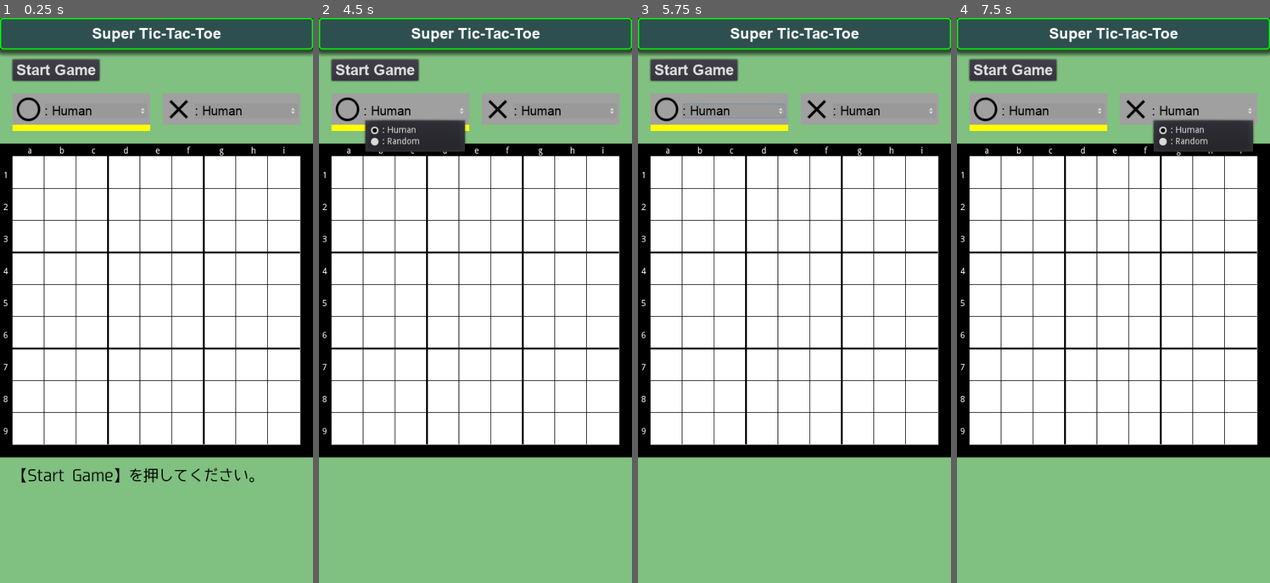
Above: before the commit, frames 1-4 (left to right).
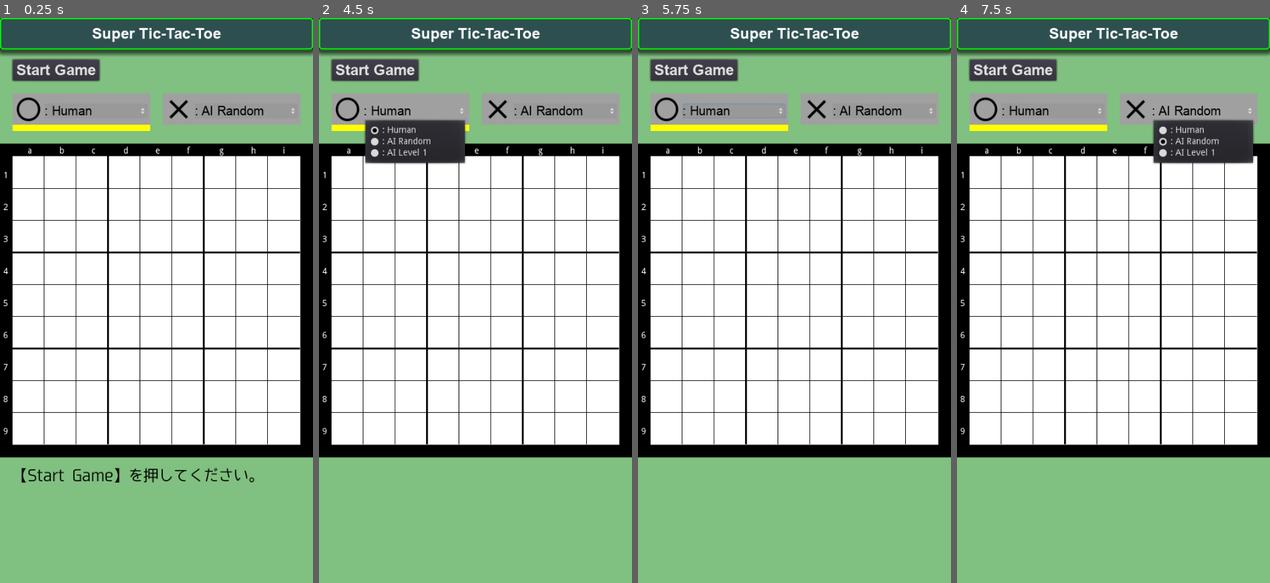
Above: after the commit, the same moments.

Repository: vivisuke/SuperTicTacToe
Game: Godot game, scene res://MainScene.tscn
Two runs of this game, one before a commit and one after it. Both use one fixed random seed, a clock stepped at 60 frames per second and the inputs below.
Inputs (mouse positions are in pixels of both pictures, inside the frame that each line leads up to):
- Up to frame 1 (0.25 s): no input
- Up to frame 2 (4.5 s): click "Start Game" at 0.5 s; click "Stop Game" at 1.25 s; click "Start Game" at 2 s; click "Ｖ" at 2.75 s; click "Stop Game" at 3.5 s; click ": Human" at 4.25 s
- Up to frame 3 (5.75 s): click (885, 108) at 5 s, where only the run after the commit has a clickable ": AI Random"
- Up to frame 4 (7.5 s): click ": Human" at 5.75 s; click "Ｖ" at 6.5 s; click (1204, 108) at 7.25 s, where only the run after the commit has a clickable ": AI Random"

The runs differ from the first frame. In frame 1, 0.2% of the frame differs, in the area x 64-85%, y 15-18%; in frame 2, 1.0%; in frame 3, 0.2%; in frame 4, 1.1%, in the area x 62-96%, y 15-26%.

Commit message:
0042 ◎ C 01/04 01/05 0.001│ToDo│勝敗メッセージ：ＯＸ勝者を表示

Diff:
--- a/SuperTicTacToe/scripts/MainScene.gd
+++ b/SuperTicTacToe/scripts/MainScene.gd
@@ -3,11 +3,16 @@
 const N_VERT = 9
 const N_HORZ = 9
 const NEXT_LOCAL_BOARD = 0
-const MARU = 1
-const BATSU = 0
-const WAIT = 6
+#const MARU = 1
+#const BATSU = 0
+const WAIT = 6*3
+const ev_table = [
+	[1, 1, 1],	# ・・・
+]
+const mb_str = ["Ｘ", "Ｏ"]
 enum {
-	HUMAN = 0, AI,
+	BATSU = 0, MARU,
+	HUMAN = 0, AI_RANDOM, AI_LEVEL_1,
 }
 
 var BOARD_ORG_X
@@ -34,8 +39,10 @@
 	BOARD_ORG = Vector2(BOARD_ORG_X, BOARD_ORG_Y)
 	setup_player_option_button($MaruPlayer/OptionButton)
 	setup_player_option_button($BatsuPlayer/OptionButton)
-	#rng.randomize()		# Setups a time-based seed
-	rng.seed = 0			# 固定乱数系列
+	$BatsuPlayer/OptionButton.selected = AI_RANDOM
+	batsu_player = AI_RANDOM
+	rng.randomize()		# Setups a time-based seed
+	#rng.seed = 0			# 固定乱数系列
 	init_board()
 	update_next_label()
 	#put(2, 2, MARU)
@@ -43,7 +50,8 @@
 	pass # Replace with function body.
 func setup_player_option_button(ob):
 	ob.add_item(": Human", 0)
-	ob.add_item(": Random", 1)
+	ob.add_item(": AI Random", 1)
+	ob.add_item(": AI Level 1", 2)	# １手先読み
 func init_board():
 	n_put = 0
 	put_pos = [-1, -1]
@@ -152,7 +160,7 @@
 		$Board/TileMapGlobal.set_cell(gx, gy, next_color)
 		if is_game_over(gx, gy):
 			game_started = false
-			$MessLabel.text = "Human won."		# undone: AI が勝った場合対応
+			$MessLabel.text = mb_str[next_color] + " won."		#
 			return true;		# ゲームオーバー
 	if n_put_board[next_board] == 9 || three_lined_up[next_board]:	# 空欄が無い or すでに三目並んでいる
 		next_board = -1
@@ -166,12 +174,12 @@
 	if waiting > 0:
 		waiting -= 1
 	elif( game_started && !AI_thinking &&
-			next_color == MARU && maru_player == AI || next_color == BATSU && batsu_player == AI):
+			next_color == MARU && maru_player >= AI_RANDOM || next_color == BATSU && batsu_player >= AI_RANDOM):
 		AI_thinking = true
 		var pos = AI_think_random()
 		print("AI put ", pos)
 		put_and_post_proc(pos[0], pos[1])
-		waiting = WAIT*10
+		waiting = WAIT
 		AI_thinking = false
 	pass
 func _input(event):
Not shown, changed: SuperTicTacToe.spr
